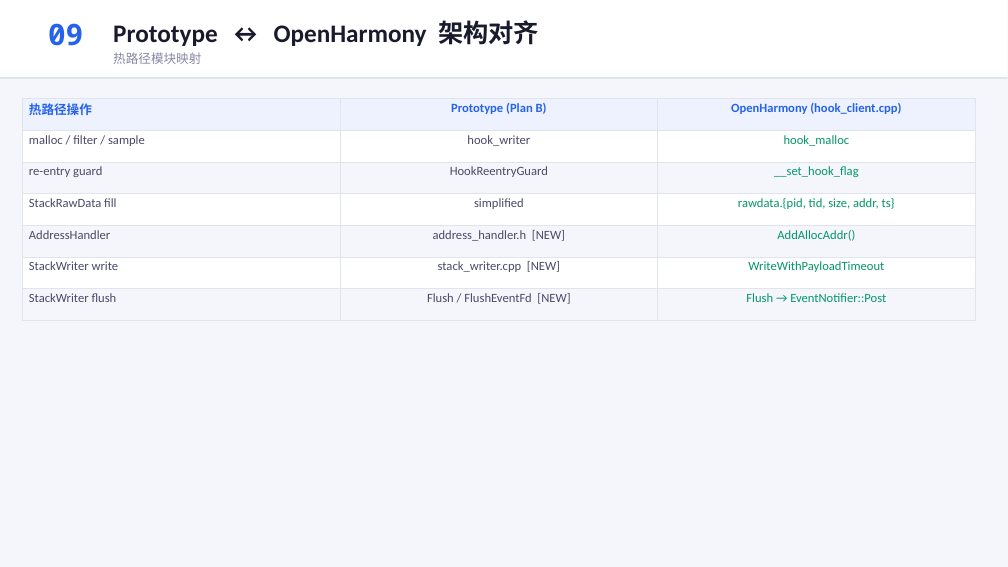
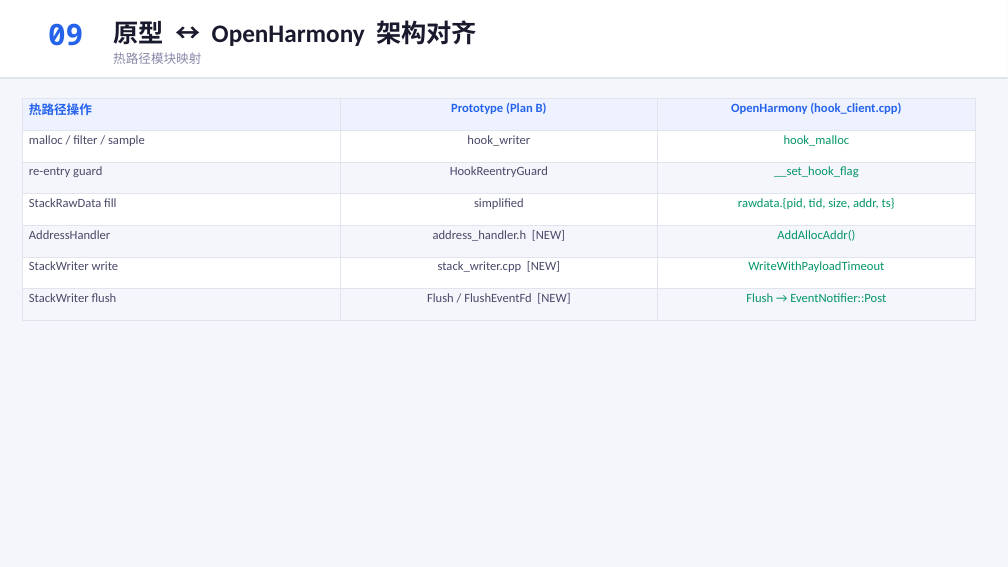
Before and after one commit to YiChiChen1106/Nativehook_linux_planb, a slide deck: slide 9 of presentation/native_hook_progress_2026-06-05.pptx. Drawn at 1008x567 pixels with LibreOffice and Linux fonts; fonts in the diff are those of the drawing. Boxes give left, top, right and bottom in pixels: in the first picture for what was removed or moved away, otherwise in the second. Text is boxed around its words. In the diff, an @@ line names an element or a change of style, - is before the commit and + after.

```diff
--- a/presentation/native_hook_progress_2026-06-05.pptx
+++ b/presentation/native_hook_progress_2026-06-05.pptx
@@ text at (113, 20, 477, 46): text changed @@
-Prototype ↔ OpenHarmony 架构对齐
+原型 ↔ OpenHarmony 架构对齐
```
Also in this commit, not shown: 6 other slides changed, 2 other files.
